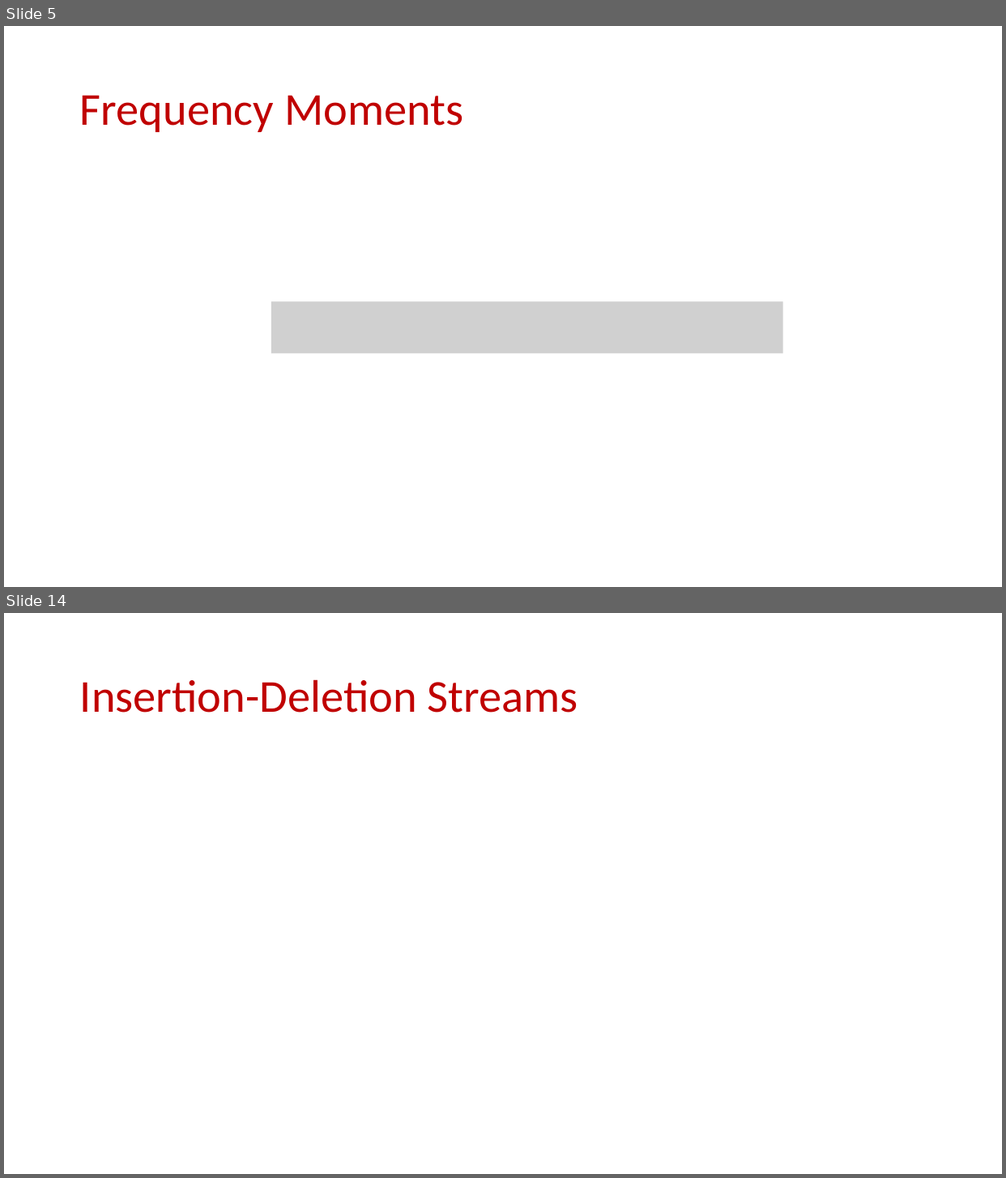
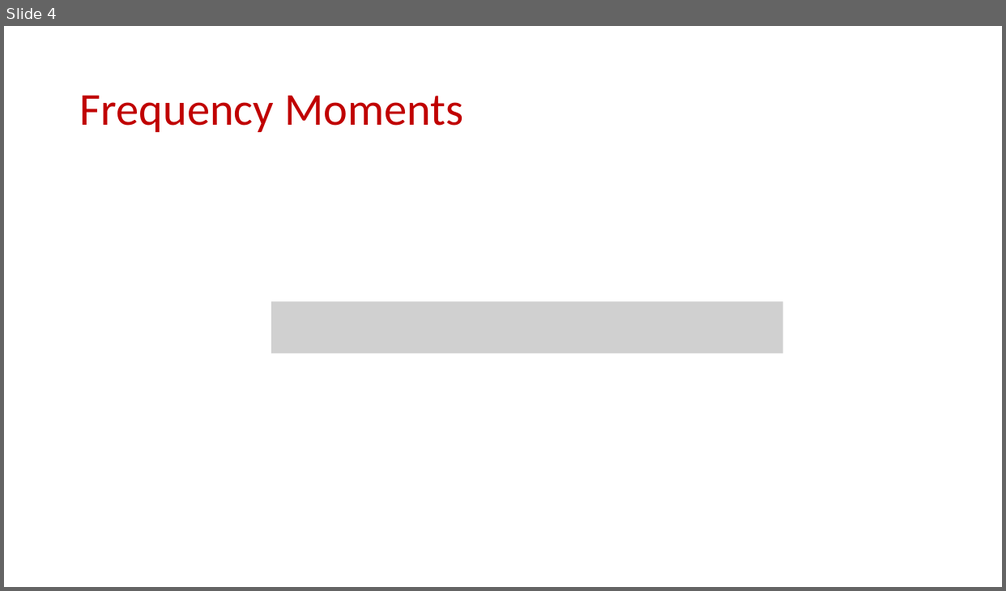
Before and after one commit to samsonzhou/samsonzhou.github.io, a slide deck: other-talks/RANDOM 2026.pptx. Shown one above the other, each under a label of ours: slides 5 and 14 before the commit, slide 4 after it; the slides between them are not shown. The pictures are 1006x1178 and 1006x591 pixels, drawn with LibreOffice and Linux fonts; fonts in the diff are those of the drawing; grey boxes stand for pictures. Boxes give left, top, right and bottom in pixels: in the first picture for what was removed or moved away, otherwise in the second. Text is boxed around its words. In the diff, an @@ line names an element or a change of style, - is before the commit and + after.

```diff
--- a/other-talks/RANDOM 2026.pptx
+++ b/other-talks/RANDOM 2026.pptx
@@ slide 14 removed at [4, 613, 1002, 1174], background #FFFFFF @@
@@ title removed at [80, 679, 578, 713] @@
-Insertion-Deletion Streams
@@ what was slide 5 is now slide 4 @@
```
Also in this commit, not shown: 1 slide changed, 3 slides added, 36 other slides removed, 3 other files.
